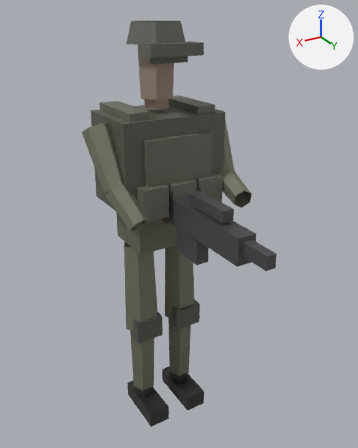
The glTF model assets/soldier/soldier.glb, before and after one commit.
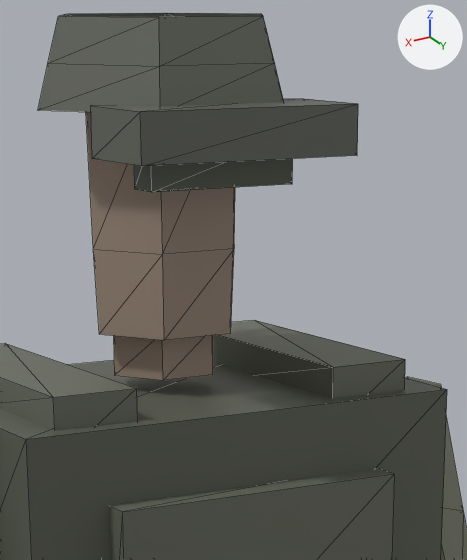
There are two pictures of each version: one whole from a 50 mm camera at (0.99, 1.828, 1.876) aimed at (0.025, 0.221, 1.073), one close up on the part from 33% to 64% of the width and 4% to 34% of the height. Arrows for +X, +Y and +Z are at upper right; the lights stay in place. The older version's two pictures come first. The close-ups show mesh edges as thin lines. Vertices at exactly the same position are counted once.

Names of what the first close-up shows: 'soldier'.
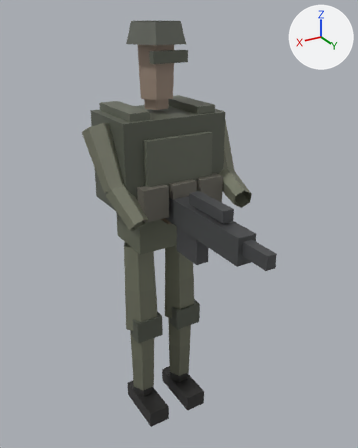
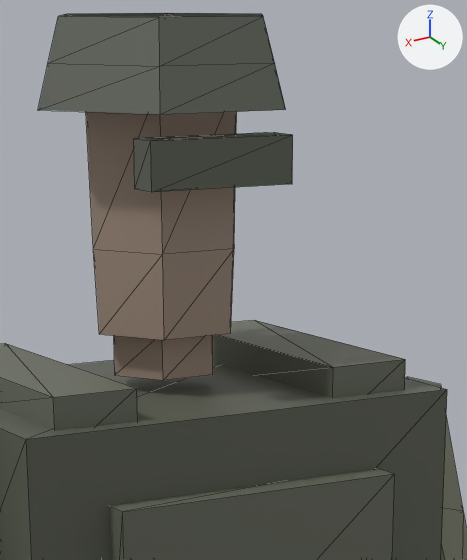
Boxes [x1, y1, x2, y2] around the edits, measured in the close-ups (467 x 560 px):
part 1 of me_soldier, deleted: before [91, 99, 358, 166]

The change, as a diff of the scene's bpy script:
```diff
--- a/assets/soldier/soldier.glb.py
+++ b/assets/soldier/soldier.glb.py
@@ me_soldier @@
 # used by ob_soldier; location = (0.0, 0.0, 0.0)
-me_soldier.from_pydata(...)  # 394 vertices, 552 faces; spans x -0.32..0.33, y -0.16..0.78, z 0.0..1.84
+me_soldier.from_pydata(...)  # 386 vertices, 540 faces; spans x -0.32..0.33, y -0.16..0.78, z 0.0..1.84
+# me_soldier part 1: the loose piece of 8 vertices spanning x -0.11..0.11, y 0.08..0.17, z 1.72..1.77 is deleted
 me_soldier.materials.append(mat_defaultmaterial)
```
